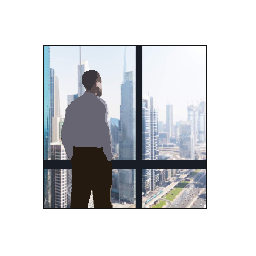
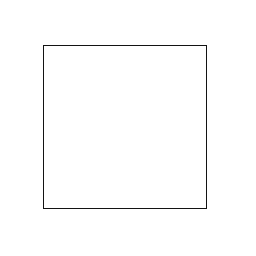
The second 256x256 image is a revision of the first. Changes to its layers:
painted on "cropped_outline" over (x1=61, y1=70, x2=114, y2=208)
removed layer "window" over (x1=44, y1=46, x2=206, y2=208)
removed layer "Layer 3" over (x1=44, y1=46, x2=206, y2=208)
